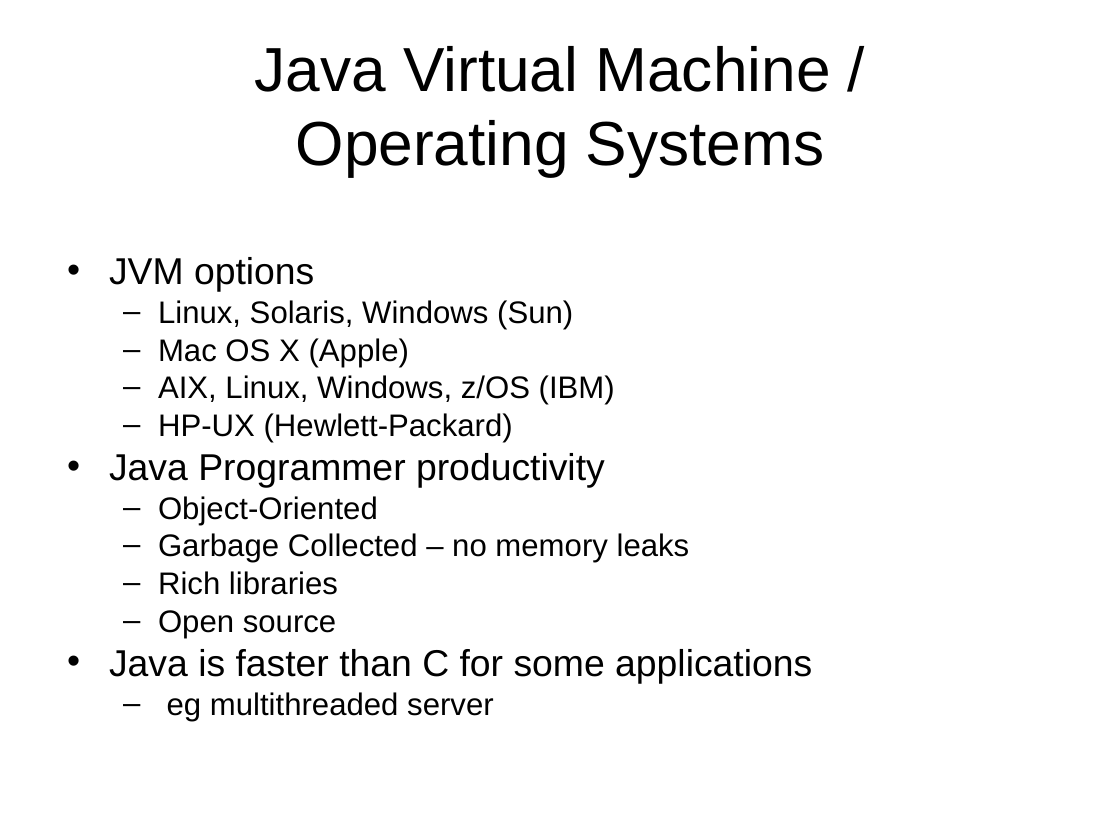
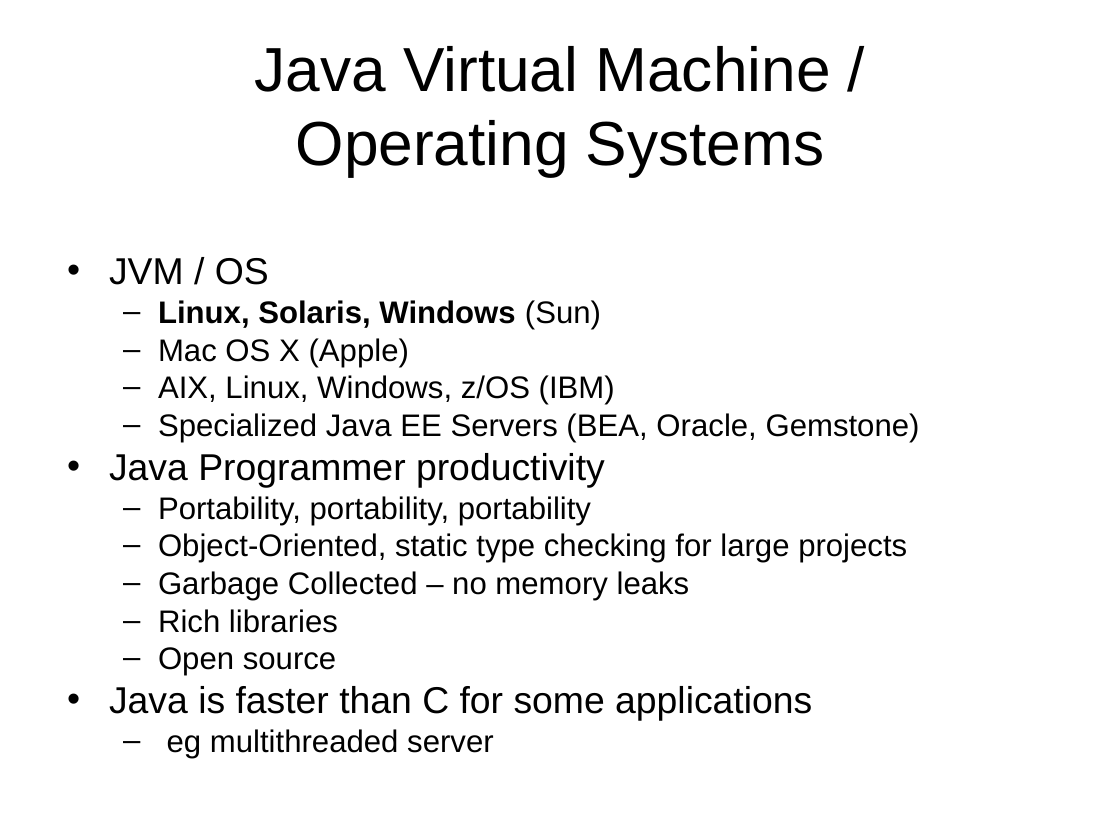
Before and after one commit to ooici-eoi/THREDDS, a slide deck: slide 4 of docs/web/thredds/tech/tutorial/TDSOverview.ppt. Drawn at 1120x840 pixels with LibreOffice and Linux fonts; fonts in the diff are those of the drawing; background and template pictures are left out. Boxes give left, top, right and bottom in pixels: in the first picture for what was removed or moved away, otherwise in the second. Text is boxed around its words. In the diff, an @@ line names an element or a change of style, - is before the commit and + after.

```diff
--- a/docs/web/thredds/tech/tutorial/TDSOverview.ppt
+++ b/docs/web/thredds/tech/tutorial/TDSOverview.ppt
@@ text at bbox=[109, 258, 269, 285]: text changed @@
-• JVM options
+• JVM / OS
@@ text at bbox=[158, 300, 601, 329]: bold on in "Linux, Solaris, Windows" @@
@@ text at bbox=[158, 413, 920, 442]: text changed @@
-  – HP-UX (Hewlett-Packard)
+  – Specialized Java EE Servers (BEA, Oracle, Gemstone)
@@ text at bbox=[158, 496, 907, 563]: text changed @@
-  – Object-Oriented
+  – Portability, portability, portability
+  – Object-Oriented, static type checking for large projects
```
Also in this commit, not shown: 8 other slides changed, 4 slides added, 2 slides removed, 5 other files.
